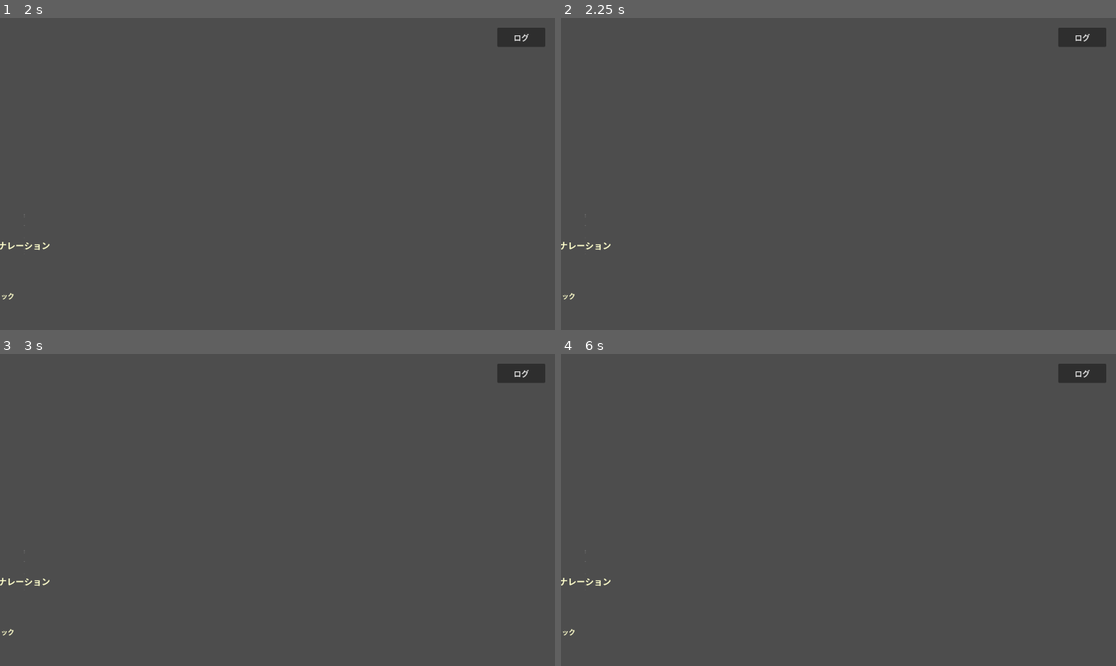
Above: before the commit, frames 1-4 (two rows, left to right).
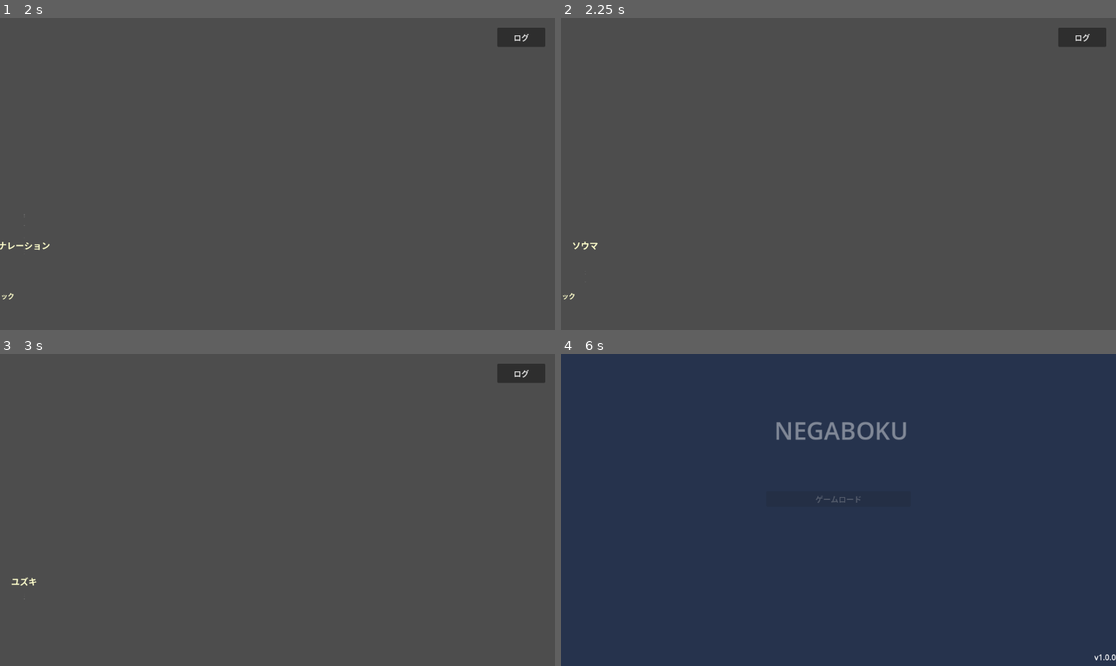
Above: after the commit, the same moments.

Repository: kosuke-fujisawa/negaboku
Game: Godot game, scene res://Scenes/TextScene.tscn
The game is run twice, just before and just after one commit, with the same random seed, the same clock (stepped at 60 frames per second) and the same inputs. This scene is started directly instead of the project's main scene.
Inputs (mouse positions are in pixels of both pictures, inside the frame that each line leads up to):
- Up to frame 1 (2 s): click "ログ" at 0.5 s; click "閉じる" at 1.25 s
- Up to frame 2 (2.25 s): tap Enter (ui_accept) at 2 s; move the mouse to (960, 158) at 2.02 s; hold Up (ui_up) from 2.03 s (still down); hold Enter (ui_accept) from 2.03 s (still down); click (960, 158) at 2.17 s
- Up to frame 3 (3 s): move the mouse to (166, 525) at 2.77 s; release Up (ui_up) at 2.78 s; release Enter (ui_accept) at 2.78 s; hold Down (ui_down) from 2.78 s (still down); tap Enter (ui_accept) at 2.85 s; click (166, 525) at 2.92 s
- Up to frame 4 (6 s): tap Enter (ui_accept) at 3.02, 3.32, 4.35, 4.52, 4.82, 5, 5.85 s; move the mouse to (894, 441) at 3.52 s; release Down (ui_down) at 3.53 s; hold Enter (ui_accept) 3.53-4.28 s; hold Up (ui_up) 3.53-5.03 s; click (894, 441) at 3.67 s; move the mouse to (810, 572) at 4.27 s; click (810, 572) at 4.42 s; move the mouse to (1005, 556) at 5.02 s; hold Enter (ui_accept) 5.03-5.78 s; hold Down (ui_down) from 5.03 s (still down); click (1005, 556) at 5.17 s; tap Escape (ui_cancel) at 5.65 s; move the mouse to (672, 463) at 5.77 s; click (672, 463) at 5.92 s

Frame 1 is identical in both runs. In frame 2, 0.1% of the frame differs, in the area x 0-10%, y 63-75%; in frame 3, 0.1%; in frame 4, 100%, in the area x 0-100%, y 0-100%.
Error before the commit: Invalid assignment of property or key 'color' with value of type 'Color' on a base object of type 'TextureRect'. (res://Scripts/ui/text_scene.gd:73)
Error after the commit: Invalid assignment of property or key 'color' with value of type 'Color' on a base object of type 'TextureRect'. (res://Scripts/ui/text_scene.gd:74)

Commit message:
fix: マウスクリック二重処理問題の修正
修正内容:
- 入力分離: キーボード入力とマウス入力を明確に分離
- 重複排除: _unhandled_input()からマウスクリック処理を削除
- 入力処理完了通知: get_viewport().set_input_as_handled()で処理済み通知
- 連続実行防止: _is_processing_advanceフラグで連続呼び出しをブロック

Co-Authored-By: Claude <noreply@anthropic.com>

Diff:
--- a/GodotProject/Scripts/ui/text_scene.gd
+++ b/GodotProject/Scripts/ui/text_scene.gd
@@ -23,6 +23,7 @@
 var text_speed: float = 0.05
 var is_text_animating: bool = false
 var text_tween: Tween
+var _is_processing_advance: bool = false
 
 # テキストログ
 var text_history: Array[Dictionary] = []
@@ -82,24 +83,36 @@
 	clear_text()
 
 func _unhandled_input(event):
-	if event.is_action_pressed("ui_accept") or event is InputEventMouseButton:
-		if event is InputEventMouseButton and event.pressed and event.button_index == MOUSE_BUTTON_LEFT:
-			_advance_text()
+	if event.is_action_pressed("ui_accept"):
+		_advance_text()
+		get_viewport().set_input_as_handled()
 	elif event.is_action_pressed("ui_cancel"):
 		if log_panel.visible:
 			_close_log()
+			get_viewport().set_input_as_handled()
 
 func _on_text_window_input(event):
 	if event is InputEventMouseButton and event.pressed and event.button_index == MOUSE_BUTTON_LEFT:
 		_advance_text()
+		get_viewport().set_input_as_handled()
 
 func _advance_text():
+	# 連続実行防止
+	if _is_processing_advance:
+		return
+
+	_is_processing_advance = true
+
 	if is_text_animating:
 		# アニメーション中なら即座に完了
 		_complete_text_animation()
 	elif continue_indicator.visible:
 		# テキスト表示完了後なら次へ
 		text_finished.emit()
+
+	# 次フレームで実行可能にする
+	await get_tree().process_frame
+	_is_processing_advance = false
 
 func set_background(texture_path: String):
 	"""背景CGを設定"""
